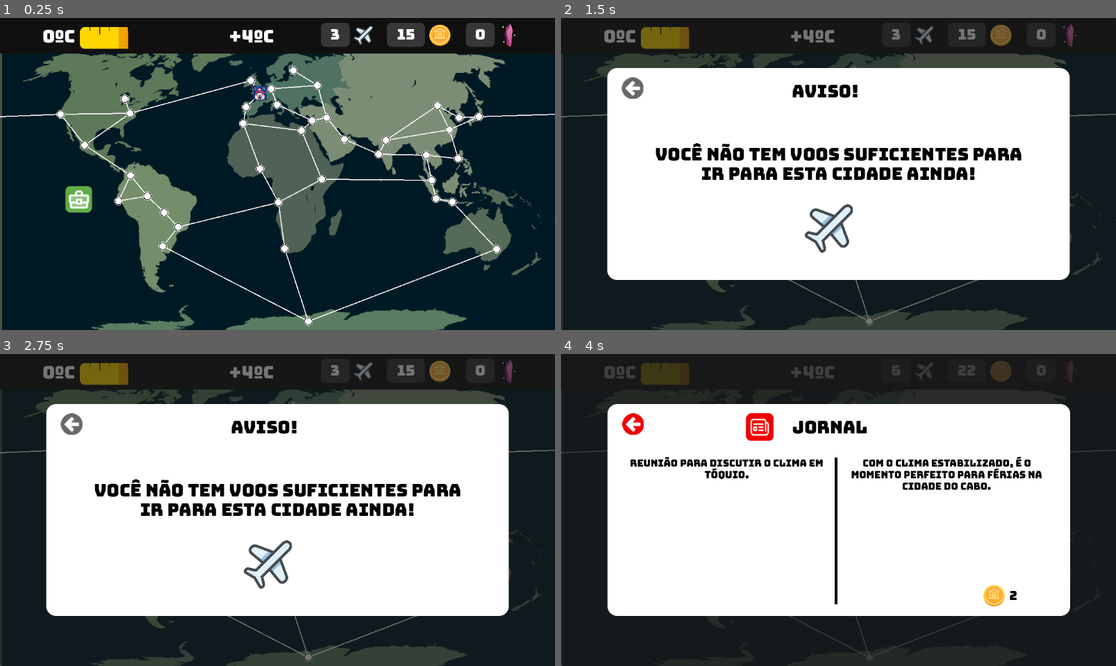
Above: before the commit, frames 1-4 (two rows, left to right).
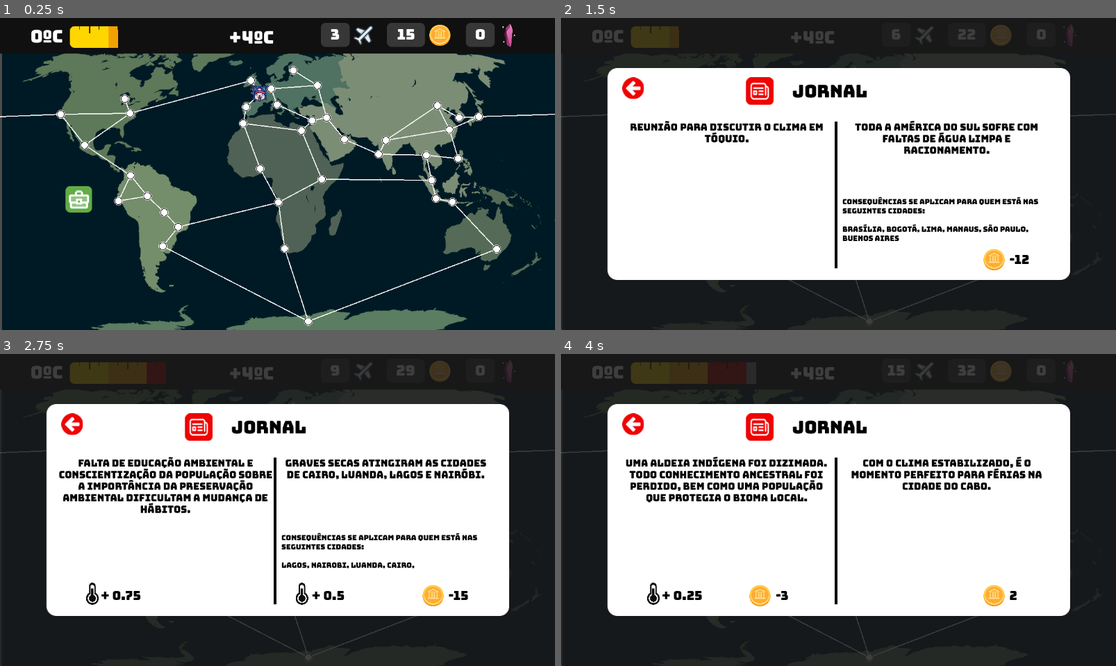
Above: after the commit, the same moments.

Repository: CarolCoCe/GreenGame
Game: Godot game, scene res://main/scene/main.tscn
Same seed, same stepped clock (60 frames per second), same inputs: the game is played once before the commit and once after it.
Inputs (mouse positions are in pixels of both pictures, inside the frame that each line leads up to):
- Up to frame 1 (0.25 s): no input
- Up to frame 2 (1.5 s): click (871, 320) at 0.5 s; click (888, 117) at 1.27 s
- Up to frame 3 (2.75 s): click (455, 538) at 2.02 s
- Up to frame 4 (4 s): click (988, 491) at 2.77 s; click (832, 425) at 3.52 s

The runs differ from the first frame. In frame 1, 0.7% of the frame differs, in the area x 5-50%, y 2-11%; in frame 2, 12%; in frame 3, 14%, in the area x 0-100%, y 2-99%; in frame 4, 4.0%.

Commit message:
Jornal só falta corrigir um errinho de range, de resto tá lindo. tem tela de gameover

Diff:
--- /dev/null
+++ b/GameOver/Lost.tscn
@@ -0,0 +1,36 @@
+[gd_scene load_steps=3 format=3 uid="uid://dw6ko2nht41d0"]
+
+[ext_resource type="PackedScene" uid="uid://e41uscdwo833" path="res://Painel - global/painel.tscn" id="1_o52av"]
+[ext_resource type="FontFile" uid="uid://x68u5rsd0n4f" path="res://assets/fonts/Bungee-Regular.ttf" id="2_0srji"]
+
+[node name="Lost" type="Node2D"]
+
+[node name="Painel" parent="." instance=ExtResource("1_o52av")]
+
+[node name="Label" type="Label" parent="."]
+offset_left = 126.0
+offset_top = 252.0
+offset_right = 1026.0
+offset_bottom = 521.0
+theme_override_colors/font_color = Color(0, 0, 0, 1)
+theme_override_fonts/font = ExtResource("2_0srji")
+theme_override_font_sizes/font_size = 30
+text = "Vocês vacilaram demais e agora o planeta tá pegando fogo e todo mundo perdeu e morreu!
+
+Independente de quem era a pessoa mais rica, nós não comemos ou respiramos dinheiro.
+
+Espero que isso não se repita na vida real, hein?"
+horizontal_alignment = 1
+autowrap_mode = 3
+
+[node name="Label2" type="Label" parent="."]
+offset_left = 326.0
+offset_top = 125.0
+offset_right = 826.0
+offset_bottom = 167.0
+theme_override_colors/font_color = Color(0, 0, 0, 1)
+theme_override_fonts/font = ExtResource("2_0srji")
+theme_override_font_sizes/font_size = 41
+text = "Game (and life) OVER"
+horizontal_alignment = 1
+autowrap_mode = 3
--- a/jornal/scripts/jornalPainel.gd
+++ b/jornal/scripts/jornalPainel.gd
@@ -4,6 +4,9 @@
 
 var terraNews = []
 var sorteNews = []
+
+signal jornalConsequences (newJornal : Jornal)
+
 
 # Called when the node enters the scene tree for the first time.
 func _ready():
@@ -66,9 +69,9 @@
 
 				terraNews.append(news)
 
-func show_jornal():
+func show_jornal(globalTemperature : float):
 	showSorte()
-	showTerra()
+	showTerra(globalTemperature)
 	self.visible = true
 
 
@@ -81,6 +84,8 @@
 		randomIndexSorte = randi_range(0, sorteNews.size()-1)
 	var randomNewSorte = sorteNews[randomIndexSorte]
 	sorteNews.pop_at(randomIndexSorte)
+
+	jornalConsequences.emit(randomNewSorte)
 
 	$"Painel/Sorte-Story".text = randomNewSorte.story
 
@@ -112,12 +117,41 @@
 
 
 
-func showTerra():
-	var randomIndexTerra = randi_range(0, terraNews.size()-1)
+func showTerra(globalTemperature : float):
+	#For eficiency i am picking the range of each categorie in the Jornal Terra csv
+	#I dont know if I do it because if I change the csv I will need to change this
+	#Efficient x Mannutenability
+
+	var rangeMax
+	var rangeMin
+
+	if (globalTemperature > 0 and globalTemperature <= 1):
+		#categorie : Amarelo / Yellow
+		rangeMin = 0
+		rangeMax = 10
+
+	if (globalTemperature > 1 and globalTemperature <= 2):
+		#categorie : Laranja / Orange
+		rangeMin = 11
+		rangeMax = 23
+
+	if (globalTemperature > 2 and globalTemperature <= 3):
+		#categorie :  Vermelho / Red
+		rangeMin = 24
+		rangeMax = 39
+
+	if (globalTemperature > 3 and globalTemperature <= 4):
+		#categorie : Cinza / Grey
+		rangeMin = 42
+		rangeMax = 50
+
+	var randomIndexTerra = randi_range(rangeMin, rangeMax)
 	while (terraNews.size() > 0 and terraNews[randomIndexTerra] == null):
-		randomIndexTerra = randi_range(0, terraNews.size()-1)
+		randomIndexTerra = randi_range(rangeMin, rangeMax)
 	var randomNewTerra = terraNews[randomIndexTerra]
 	terraNews.pop_at(randomIndexTerra)
+
+	jornalConsequences.emit(randomNewTerra)
 
 	$"Painel/Terra-Story".text = randomNewTerra.story
 
--- a/main/scene/main.tscn
+++ b/main/scene/main.tscn
@@ -35,7 +35,6 @@
 offset_bottom = 74.0
 
 [node name="Timer" type="Timer" parent="."]
-wait_time = 3.0
 autostart = true
 
 [node name="Label-plane" type="Label" parent="."]
@@ -88,17 +87,17 @@
 
 [node name="Label -temp-max" type="Label" parent="."]
 offset_left = 475.0
-offset_top = 20.0
+offset_top = 22.0
 offset_right = 569.0
-offset_bottom = 57.0
+offset_bottom = 59.0
 theme_override_fonts/font = ExtResource("3_rt5r6")
 theme_override_font_sizes/font_size = 36
 text = "+4ºC"
 
 [node name="Label -temp-min" type="Label" parent="."]
-offset_left = 88.0
+offset_left = 63.0
 offset_top = 20.0
-offset_right = 182.0
+offset_right = 136.0
 offset_bottom = 57.0
 theme_override_fonts/font = ExtResource("3_rt5r6")
 theme_override_font_sizes/font_size = 36
@@ -128,11 +127,11 @@
 visible = false
 z_index = 3
 
-[node name="TextureProgressBar" type="TextureProgressBar" parent="."]
-offset_left = 166.0
-offset_top = 19.0
-offset_right = 466.0
-offset_bottom = 59.0
+[node name="Termometro" type="TextureProgressBar" parent="."]
+offset_left = 145.0
+offset_top = 17.0
+offset_right = 465.0
+offset_bottom = 62.0
 max_value = 4.0
 step = 0.125
 value = 1.25
--- a/main/scripts/WorldMap.gd
+++ b/main/scripts/WorldMap.gd
@@ -6,23 +6,9 @@
 var cityButtonScene = preload("res://main/scene/CityButton.tscn")
 #var cityArrumar : City
 
-var globalTemperature : float = 1.25
-var communityKnowledgeGems : int
 
 signal cityButtonPressed (city: City)
 
-
-func getGlobalTemperature():
-	return globalTemperature
-
-func setGlobalTemperature(value):
-	globalTemperature = value
-
-func getcommunityKnowledgeGems():
-	return communityKnowledgeGems
-
-func setcommunityKnowledgeGems(value):
-	communityKnowledgeGems = value
 
 func add_city( city : City):
 	cityWorldMap[city.nameCity] = city
--- a/main/scripts/main.gd
+++ b/main/scripts/main.gd
@@ -9,8 +9,27 @@
 var csv_file_path_cities: String = "res://Data/Mapa/Lista de atividades - Mapa.csv"
 
 
+var globalTemperature : float = 1.25
+var communityKnowledgeGems : int
+
+func getGlobalTemperature():
+	return globalTemperature
+
+func addGlobalTemperature(value : float):
+	globalTemperature = globalTemperature + value
+	$Termometro.value = globalTemperature
+	if (globalTemperature > 4):
+		get_tree().change_scene_to_file("res://GameOver/Lost.tscn")
+
+func getcommunityKnowledgeGems():
+	return communityKnowledgeGems
+
+func setcommunityKnowledgeGems(value):
+	communityKnowledgeGems = value
 
 func _ready():
+	load("res://GameOver/Lost.tscn")
+
 	$"Label-plane".text = str(player.getflights())
 	$"Label-coins".text = str(player.getcoins())
 	$"Label-kgem".text = str(player.getknowledgeGems())
@@ -18,6 +37,8 @@
 	worldMap.cityButtonPressed.connect(moving_player)
 
 	player.connect("playerChangedCity", activityPainel.setPlayerCurrentCity)
+
+	jornalPainel.connect("jornalConsequences", dealJornalConsequences)
 
 	var file = FileAccess.open(csv_file_path_cities, FileAccess.READ)
 	var fileData = []
@@ -71,9 +92,23 @@
 	player.setcoins(valuecoins)
 	$"Label-coins".text = str(player.getcoins())
 
-	jornalPainel.show_jornal()
+	jornalPainel.show_jornal(globalTemperature)
 
+func dealJornalConsequences (jornal : Jornal):
+	var increaseTemp = jornal.temperatureRise
+	addGlobalTemperature(increaseTemp)
 
+	if jornal.cityConsequence[0] == "":
+		var coins = player.getcoins()
+		coins = coins + jornal.coinsConsequence
+		player.setcoins(coins)
+	else:
+		for city in jornal.cityConsequence:
+			if player.playercurrentCity.nameCity == city:
+				var coins = player.getcoins()
+				coins = coins + jornal.coinsConsequence
+				player.setcoins(coins)
+	$"Label-coins".text = str(player.getcoins())
 
 func _on_activity_list_button_pressed():
 	activityPainel.visible = true
